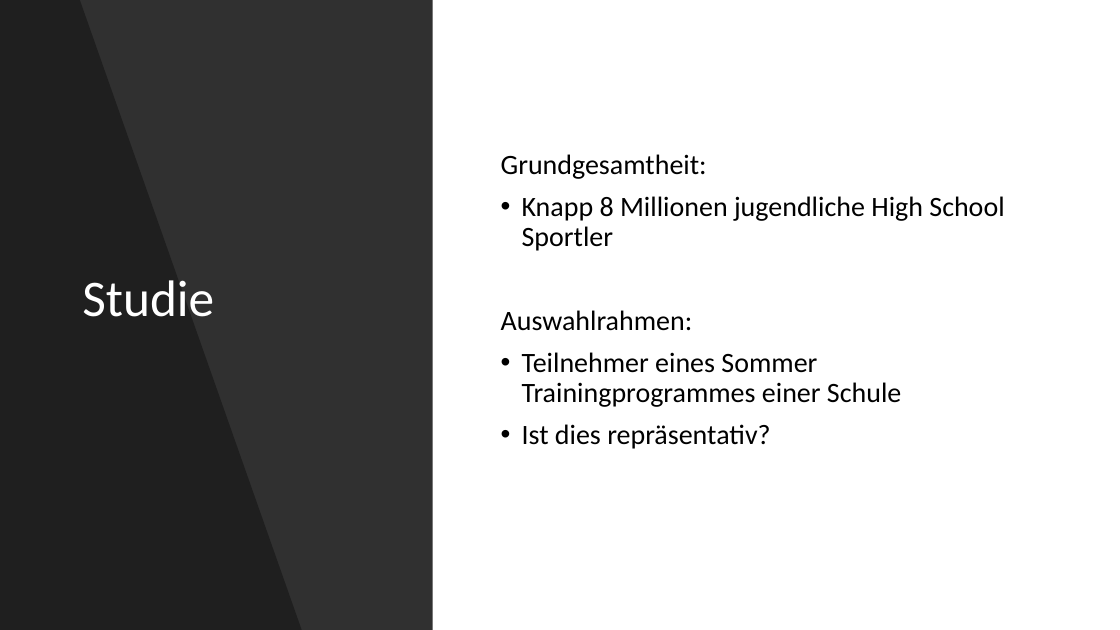
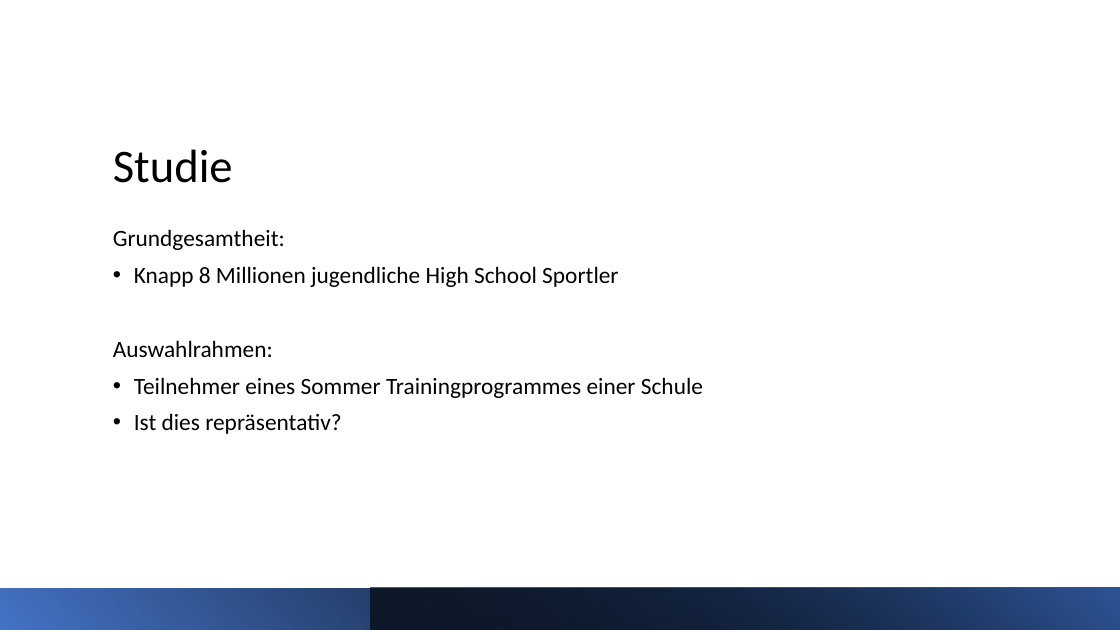
Before and after one commit to buehlpa/ChocolateMilkStudy, a slide deck: slide 7 of pp.pptx. Drawn at 1120x630 pixels with LibreOffice and Linux fonts; fonts in the diff are those of the drawing. Boxes give left, top, right and bottom in pixels: in the first picture for what was removed or moved away, otherwise in the second. Text is boxed around its words. In the diff, an @@ line names an element or a change of style, - is before the commit and + after.

```diff
--- a/pp.pptx
+++ b/pp.pptx
@@ rectangle removed at (0,0,433,630) @@
@@ freeform shape removed at (0,0,302,630) @@
@@ title "Studie": place and size @@
-title "Studie" at (82,280,214,317)
+title "Studie" at (113,149,233,183)
@@ title "Studie" at (113,149,233,183): size 44 to 40 pt, text colour #FFFFFF to #000000; vertical alignment middle to bottom @@
@@ text "Grundgesamtheit:": place and size @@
-text "Grundgesamtheit:" at (501,154,1004,449)
+text "Grundgesamtheit:" at (113,229,703,434)
@@ text "Grundgesamtheit:" at (113,229,703,434): size 24 to 20 pt; vertical alignment middle to top @@
@@ rectangle added at (0,588,1120,630), fill gradient #4472C4 to #000000 @@
@@ rectangle added at (371,588,1120,630), fill gradient #000000 to #2F5597 @@
```
Also in this commit, not shown: 10 other slides changed, 2 slides added, 2 slides removed, 5 other files.
